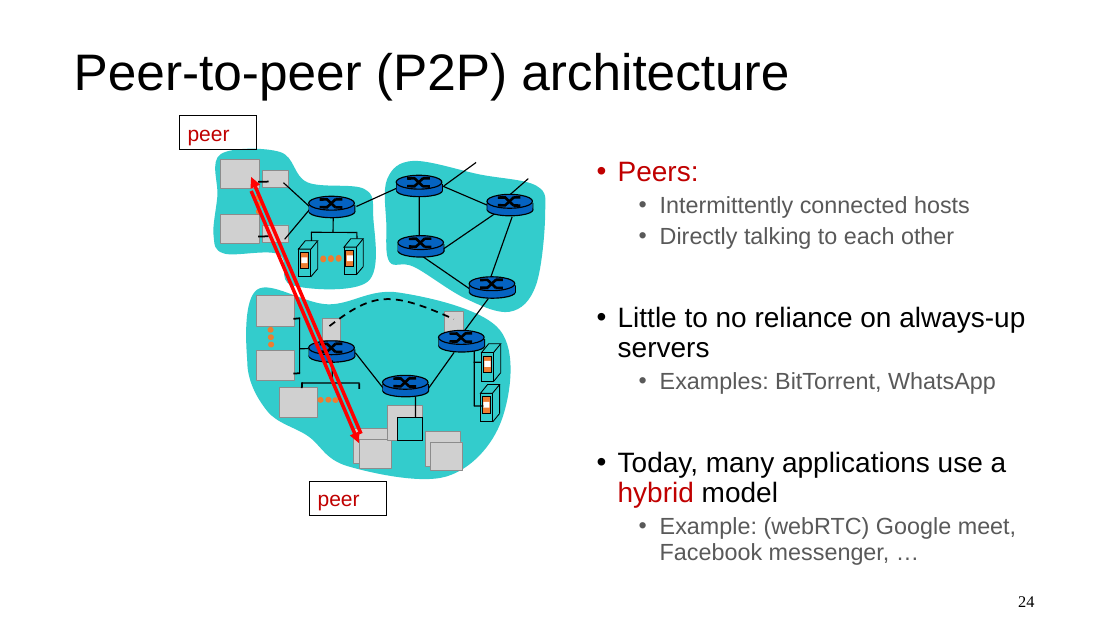
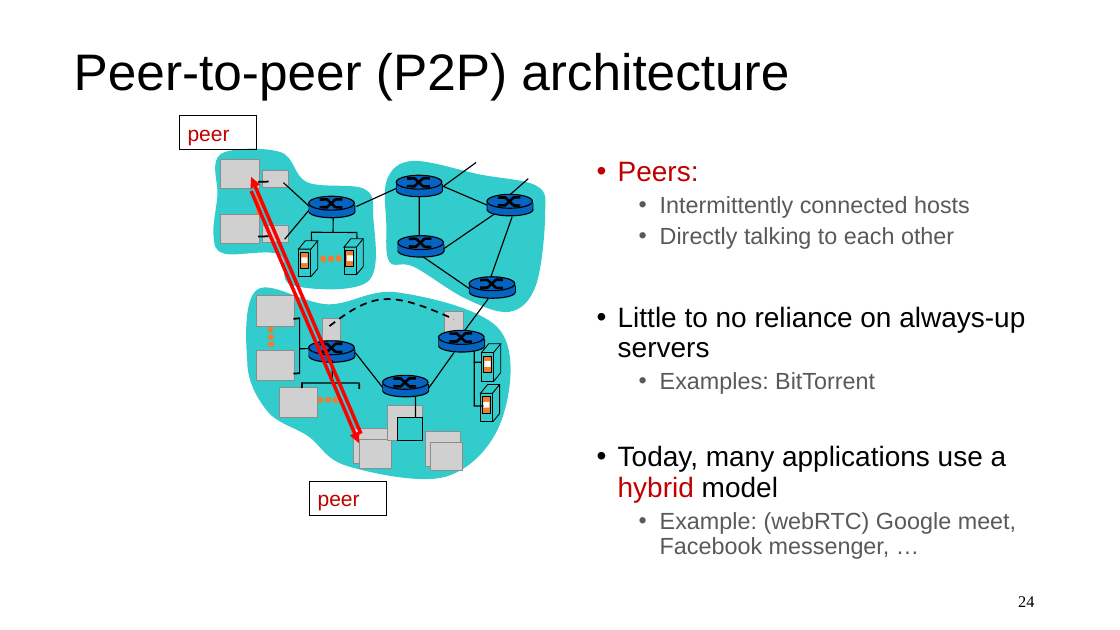
Before and after one commit to ngsrinivas/coursegen, a slide deck: slide 24 of ex/352-F24/staging/352-F24/lectures/03-measurement-app.pptx. Drawn at 1120x630 pixels with LibreOffice and Linux fonts; fonts in the diff are those of the drawing; grey boxes stand for pictures. Boxes give left, top, right and bottom in pixels: in the first picture for what was removed or moved away, otherwise in the second. Text is boxed around its words. In the diff, an @@ line names an element or a change of style, - is before the commit and + after.

Commit message:
Add information on peer to peer

```diff
--- a/ex/352-F24/staging/352-F24/lectures/03-measurement-app.pptx
+++ b/ex/352-F24/staging/352-F24/lectures/03-measurement-app.pptx
@@ text at [660, 372, 875, 394]: text changed @@
-  • Examples: BitTorrent, WhatsApp
+  • Examples: BitTorrent
```
Also in this commit, not shown: 1 other file.
